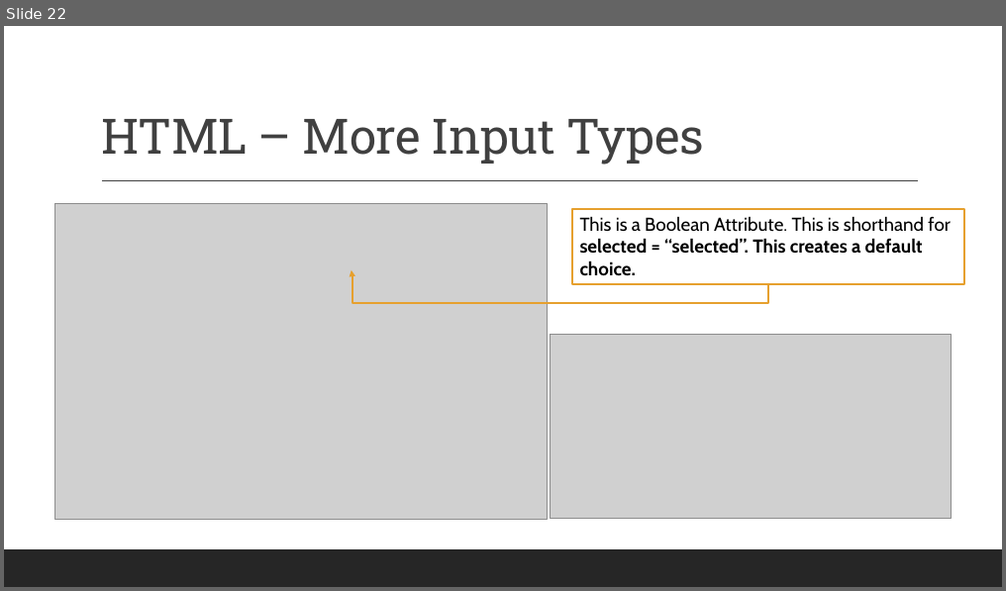
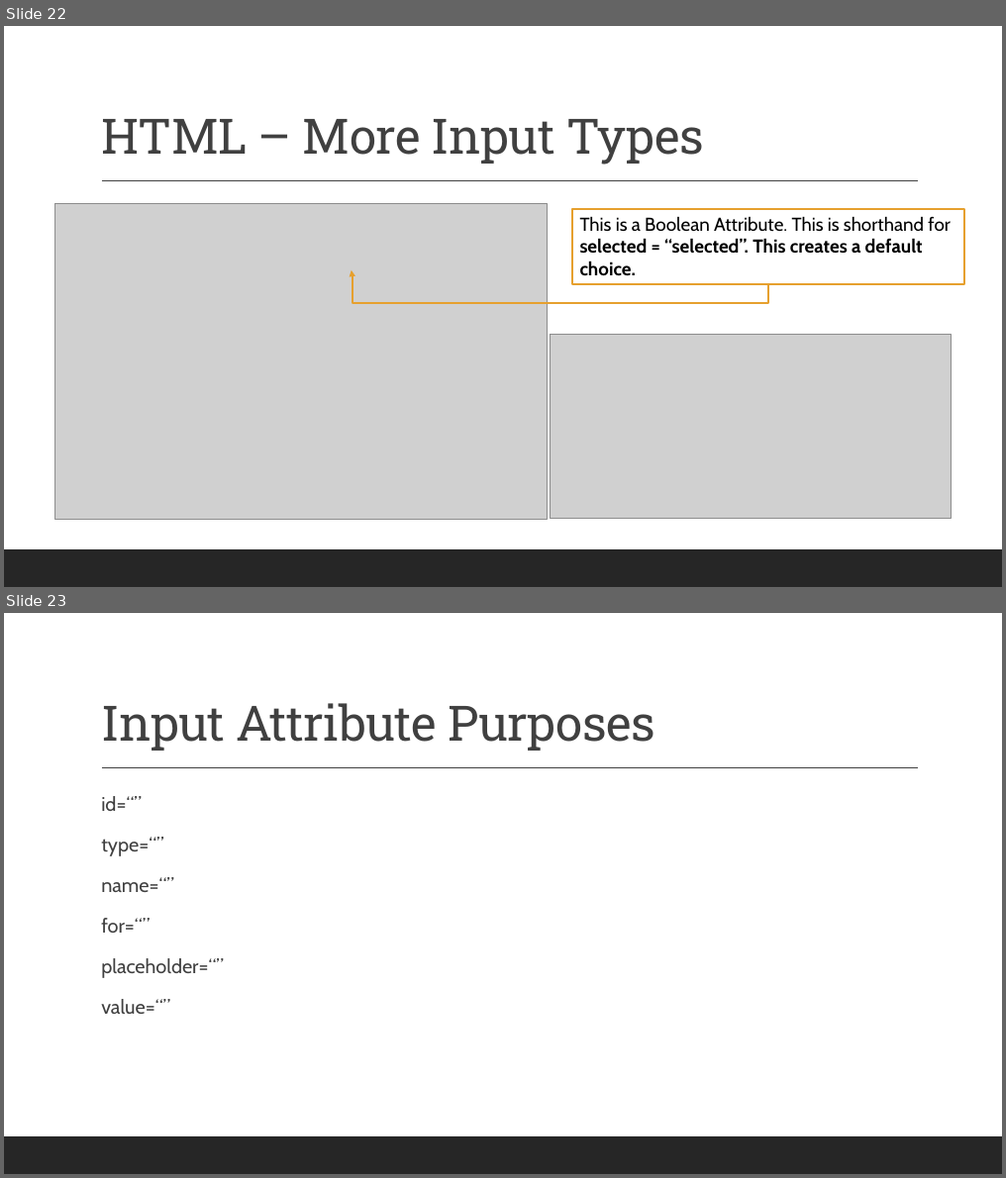
Before and after one commit to 2002-feb24-net/trainer-code, a slide deck: REPO_MarksCodeAndPPTs/DotNetPPTs/dotnetWeek3Ppts/D12_.NET_HTMLFundamentals.pptx. Shown one above the other, each under a label of ours: slide 22 before the commit, slides 22 and 23 after it. The pictures are 1006x591 and 1006x1178 pixels, drawn with LibreOffice and Linux fonts; fonts in the diff are those of the drawing; grey boxes stand for pictures. Boxes give left, top, right and bottom in pixels: in the first picture for what was removed or moved away, otherwise in the second. Text is boxed around its words. In the diff, an @@ line names an element or a change of style, - is before the commit and + after.

```diff
--- a/REPO_MarksCodeAndPPTs/DotNetPPTs/dotnetWeek3Ppts/D12_.NET_HTMLFundamentals.pptx
+++ b/REPO_MarksCodeAndPPTs/DotNetPPTs/dotnetWeek3Ppts/D12_.NET_HTMLFundamentals.pptx
@@ slide 23 added at box(4, 613, 1002, 1174), background #FFFFFF; not listed: 2 template elements that a slide beside it also shows @@
@@ title added at box(101, 703, 655, 751), 47 pt, text #404040 @@
+Input Attribute Purposes
@@ text added at box(101, 796, 224, 1014), 19 pt, text #404040 @@
+  id=“”
+  type=“”
+  name=“”
+  for=“”
+  placeholder=“”
+  value=“”
```
Also in this commit, not shown: 8 slides changed, 3 other files.
